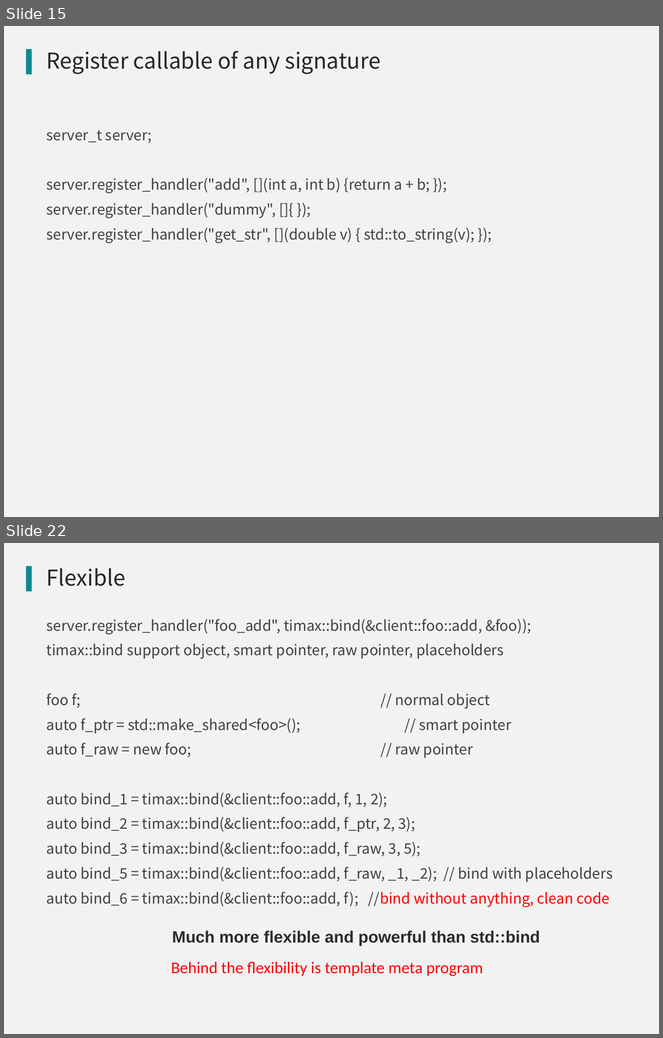
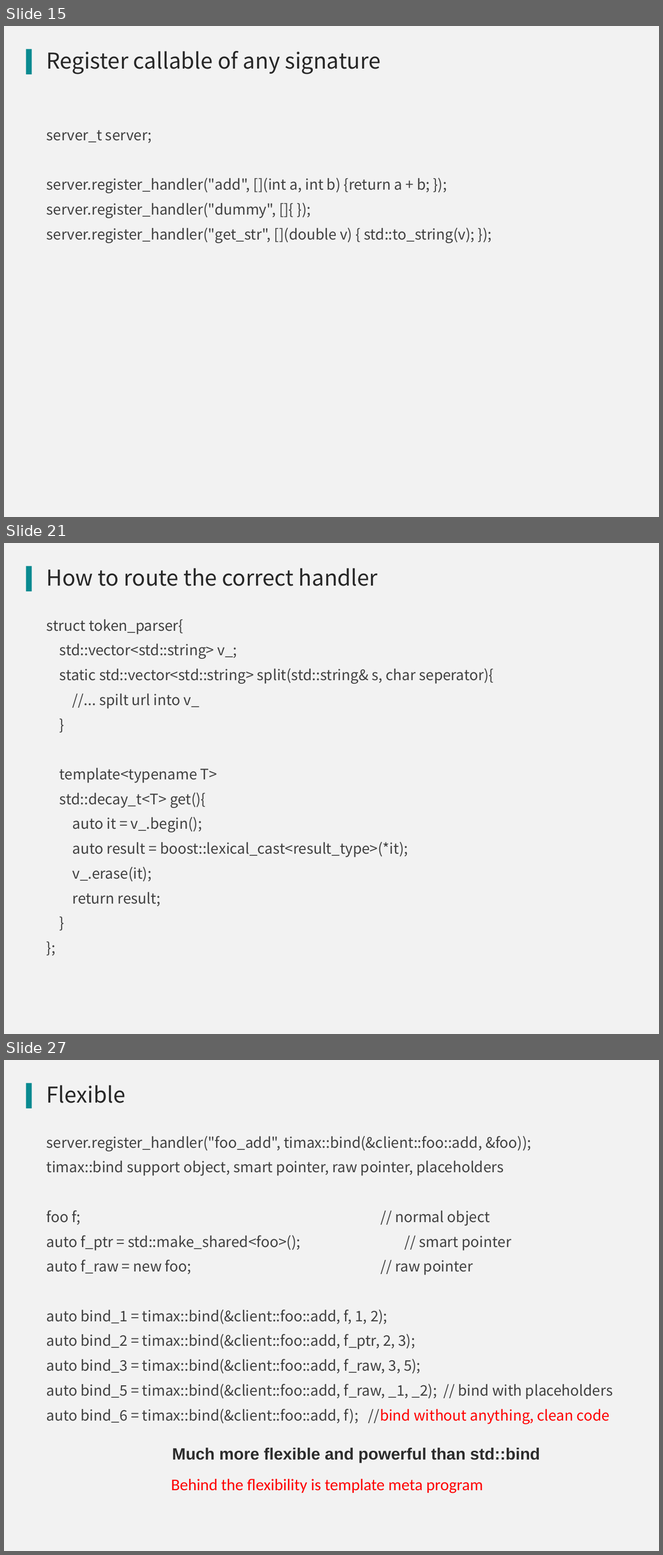
Before and after one commit to qicosmos/cppnow2017-ppt, a slide deck: An easy to use RPC framework implemented by c++11 and c++14.pptx. Shown one above the other, each under a label of ours: slides 15 and 22 before the commit, slides 15, 21 and 27 after it; the slides between them are not shown. The pictures are 663x1038 and 663x1555 pixels, drawn with LibreOffice and Linux fonts; fonts in the diff are those of the drawing; background and template pictures are left out. Boxes give left, top, right and bottom in pixels: in the first picture for what was removed or moved away, otherwise in the second. Text is boxed around its words. In the diff, an @@ line names an element or a change of style, - is before the commit and + after.

```diff
--- a/An easy to use RPC framework implemented by c++11 and c++14.pptx
+++ b/An easy to use RPC framework implemented by c++11 and c++14.pptx
@@ slide 21 added at box(4, 543, 659, 1034), background #F2F2F2; not listed: 1 template element that a slide beside it also shows @@
@@ title added at box(47, 568, 378, 586), 24 pt, text #262626 @@
+How to route the correct handler
@@ text added at box(47, 619, 494, 906), 16 pt, text #404040 @@
+struct token_parser{
+std::vector<std::string> v_;
+static std::vector<std::string> split(std::string& s, char seperator){
+//... spilt url into v_
+}
+template<typename T>
+std::decay_t<T> get(){
+auto it = v_.begin();
+auto result = boost::lexical_cast<result_type>(*it);
+v_.erase(it);
+return result;
+}
+};
@@ what was slide 22 is now slide 27 @@
```
Also in this commit, not shown: 5 slides changed, 4 other slides added.
